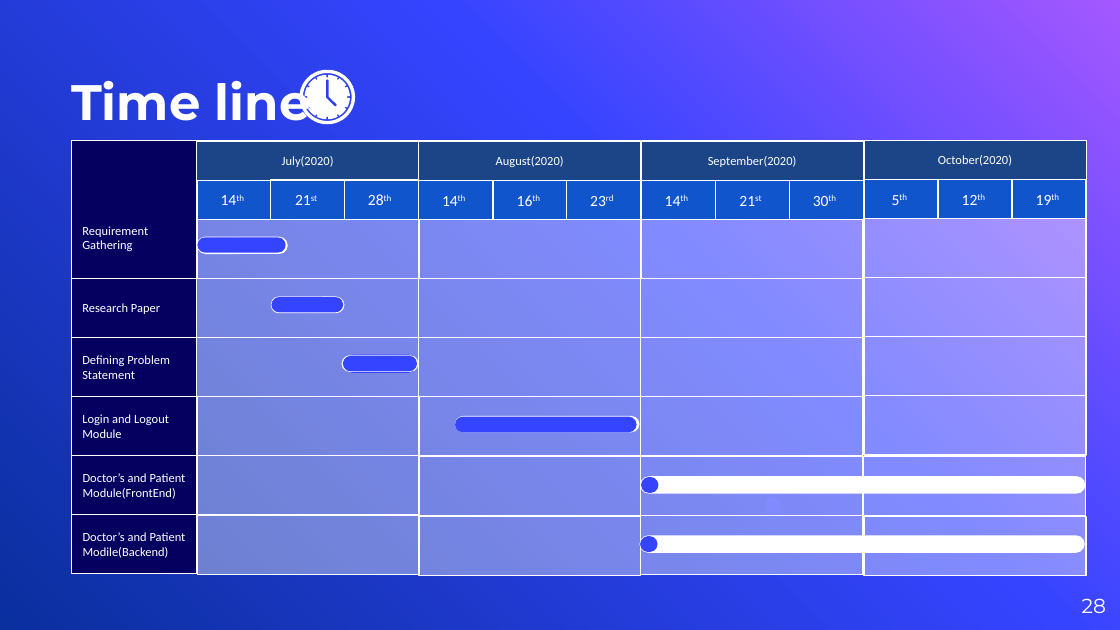
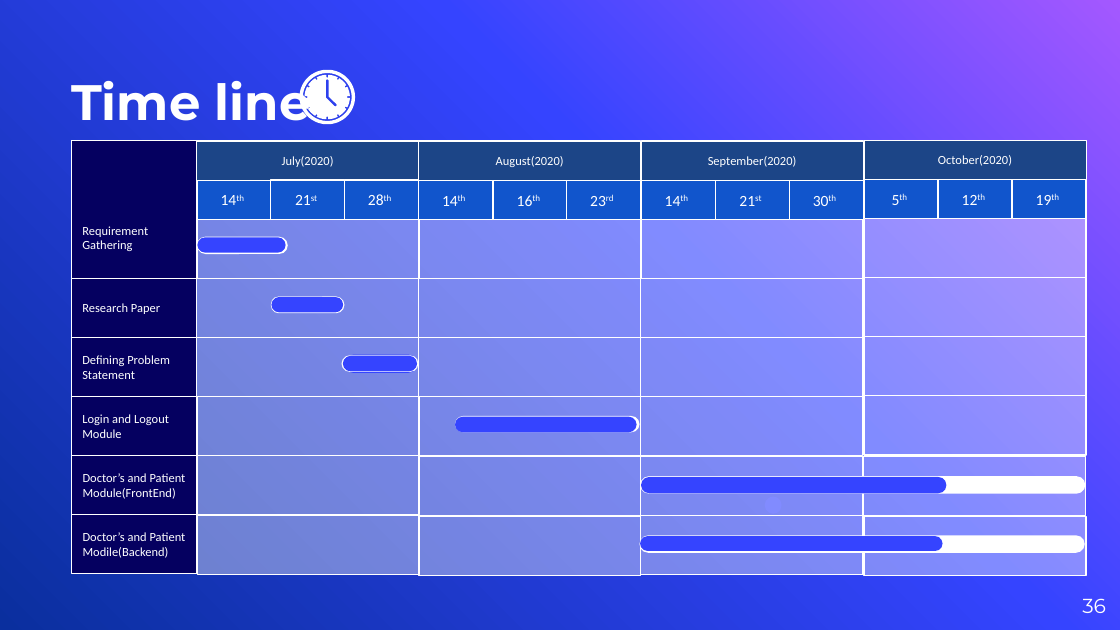
Before and after one commit to Namratasanger/Strategic-Hospital-Management-System, a slide deck: slide 36 of Aliena · SlidesCarnival.pptx (slide 28 before the commit). Drawn at 1120x630 pixels with LibreOffice and Linux fonts; fonts in the diff are those of the drawing; background and template pictures are left out. Boxes give left, top, right and bottom in pixels: in the first picture for what was removed or moved away, otherwise in the second. Text is boxed around its words. In the diff, an @@ line names an element or a change of style, - is before the commit and + after.

```diff
--- a/Aliena · SlidesCarnival.pptx
+++ b/Aliena · SlidesCarnival.pptx
@@ round same rect: place and size @@
-round same rect at [641,477,659,493]
+round same rect at [641,477,946,494]
@@ round same rect: place and size @@
-round same rect at [640,536,657,552]
+round same rect at [640,536,942,550]
@@ page number at [1082,598,1106,613]: text changed @@
-28
+36
```
Also in this commit, not shown: 2 other slides changed, 8 slides added.
